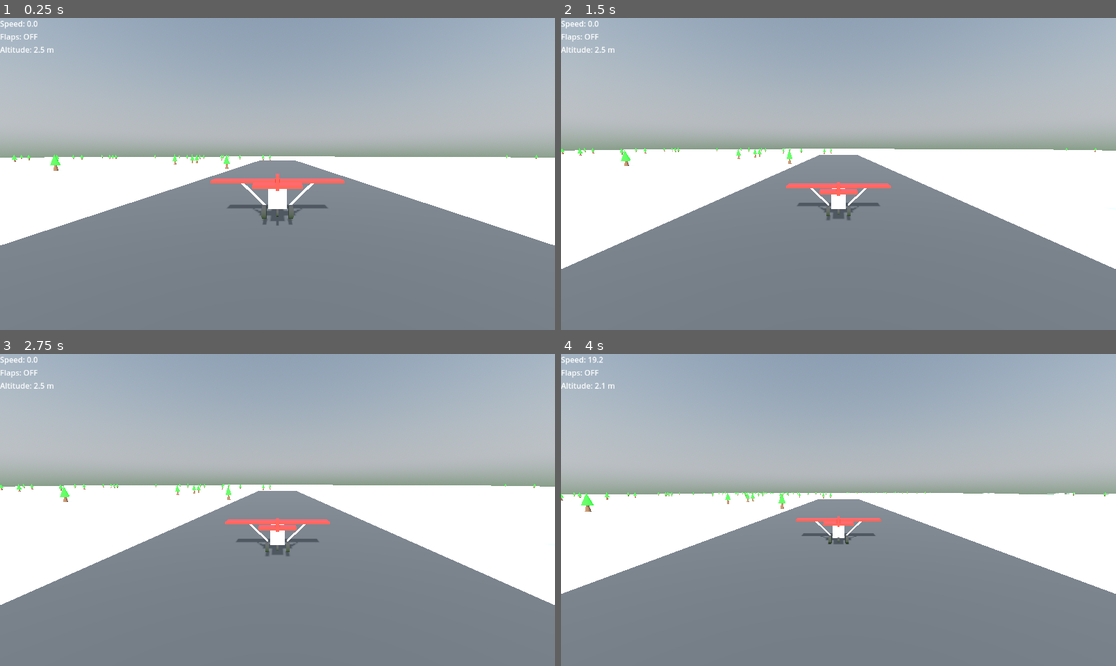
Above: before the commit, frames 1-4 (two rows, left to right).
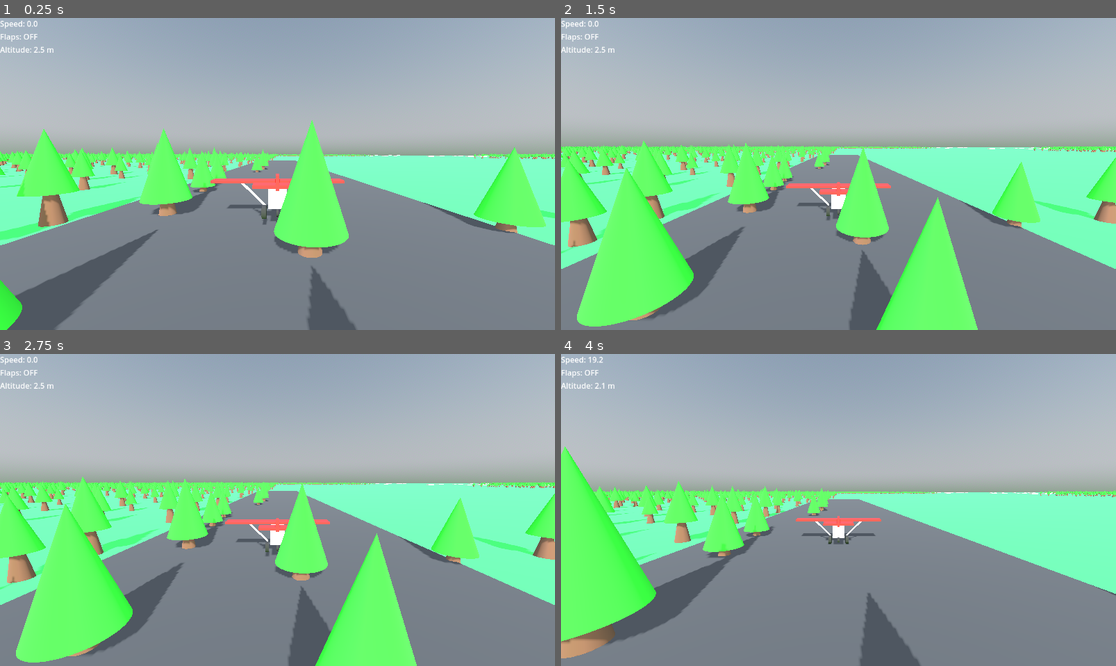
Above: after the commit, the same moments.

Repository: LucasHT22/be-my-copilot
Game: Godot game, scene res://scenes/main.tscn
Same seed, same stepped clock (60 frames per second), same inputs: the game is played once before the commit and once after it.
Inputs:
- Up to frame 1 (0.25 s): no input
- Up to frame 2 (1.5 s): tap Enter (ui_accept) at 0.5, 0.77, 1.07 s; hold Right (ui_right) 0.53-1.28 s; hold Down (ui_down) from 1.28 s (still down)
- Up to frame 3 (2.75 s): tap Enter (ui_accept) at 1.52, 1.82, 2 s; release Down (ui_down) at 2.03 s; hold Right (ui_right) from 2.03 s (still down)
- Up to frame 4 (4 s): tap Enter (ui_accept) at 2.75, 3.02, 3.32, 3.77 s; release Right (ui_right) at 2.78 s; hold Up (ui_up) 2.78-3.53 s; hold Down (ui_down) from 3.53 s (still down)

The runs differ from the first frame. In frame 1, 23% of the frame differs, in the area x 0-100%, y 32-100%; in frame 2, 33%, in the area x 0-100%, y 39-100%; in frame 3, 33%; in frame 4, 24%.

Commit message:
Better chunks and ground generation

Diff:
--- a/scenes/Chunk.gd
+++ b/scenes/Chunk.gd
@@ -21,14 +21,22 @@
 
 func generate_ground():
 	var ground = StaticBody3D.new()
+	ground.name = "Ground"
 
 	var mesh = MeshInstance3D.new()
-	mesh.mesh = PlaneMesh.new()
-	mesh.mesh.size = Vector2(SIZE, SIZE)
+	var plane := PlaneMesh.new()
+	plane.size = Vector2(SIZE, SIZE)
+	mesh.mesh = plane
+
+	var mat := StandardMaterial3D.new()
+	mat.albedo_color = Color(0.1, 0.6, 0.2)
+	mat.roughness = 1.0
+	mesh.material_override = mat
 
 	var col = CollisionShape3D.new()
-	col.shape = BoxShape3D.new()
-	col.shape.size = Vector3(SIZE, 2, SIZE)
+	var shape := BoxShape3D.new()
+	shape.size = Vector3(SIZE, 2, SIZE)
+	col.shape = shape
 
 	ground.add_child(mesh)
 	ground.add_child(col)
@@ -60,20 +68,31 @@
 	add_child(water)
 
 func generate_forest():
-	var forest = $Forest
+	var forest := get_or_create("Forest")
 
 	var tree_scene = preload("res://scenes/Tree.tscn")
+
 	var rng = RandomNumberGenerator.new()
 	rng.seed = hash(chunk_coord)
 
-	for i in range(40):
-		var tree = tree_scene.instantiate()
-		tree.position = Vector3(
-			rng.randf_range(0, SIZE),
-			0,
-			rng.randf_range(0, SIZE)
-		)
-		forest.add_child(tree)
+	for x in range(0, SIZE, 10):
+		for z in range(0, SIZE, 10):
+			var wx = chunk_coord.x * SIZE + x
+			var wz = chunk_coord.y * SIZE + z
+
+			var density = noise.get_noise_2d(wx * 0.01, wz * 0.01)
+
+			density = (density + 1.0) * 0.5
+
+			if density > 0.45:
+				var tree = tree_scene.instantiate()
+				tree.position = Vector3(
+					x + rng.randf_range(-3, 3),
+					0,
+					z + rng.randf_range(-3, 3)
+				)
+				tree.scale *= rng.randf_range(0.9, 1.4)
+				forest.add_child(tree)
 
 func generate_city():
 	var city = $City
@@ -87,3 +106,12 @@
 			randf_range(0, SIZE)
 		)
 		city.add_child(b)
+
+func get_or_create(name: String) -> Node3D:
+	if has_node(name):
+		return get_node(name) as Node3D
+
+	var n := Node3D.new()
+	n.name = name
+	add_child(n)
+	return n
--- a/scenes/World.gd
+++ b/scenes/World.gd
@@ -2,7 +2,7 @@
 
 @export var plane: Node3D
 const CHUNK_SIZE := 256
-const VIEW_DISTANCE := 2
+const VIEW_DISTANCE := 4
 
 var chunks := {}
 var chunk_scene := preload("res://scenes/Chunk.tscn")
@@ -14,6 +14,9 @@
 	)
 
 func _process(_delta):
+	if plane == null:
+		return
+
 	var center = world_to_chunk(plane.global_position)
 
 	for x in range(center.x - VIEW_DISTANCE, center.x + VIEW_DISTANCE + 1):
@@ -32,8 +35,8 @@
 
 func unload_far_chunks(center: Vector2i):
 	for coord in chunks.keys():
-		var d = abs(coord.x - center.x) + abs(coord.y - center.y)
-		if d > VIEW_DISTANCE:
+		if abs(coord.x - center.x) > VIEW_DISTANCE + 1 \
+		or abs(coord.y - center.y) > VIEW_DISTANCE + 1:
 			chunks[coord].queue_free()
 			chunks.erase(coord)
 
